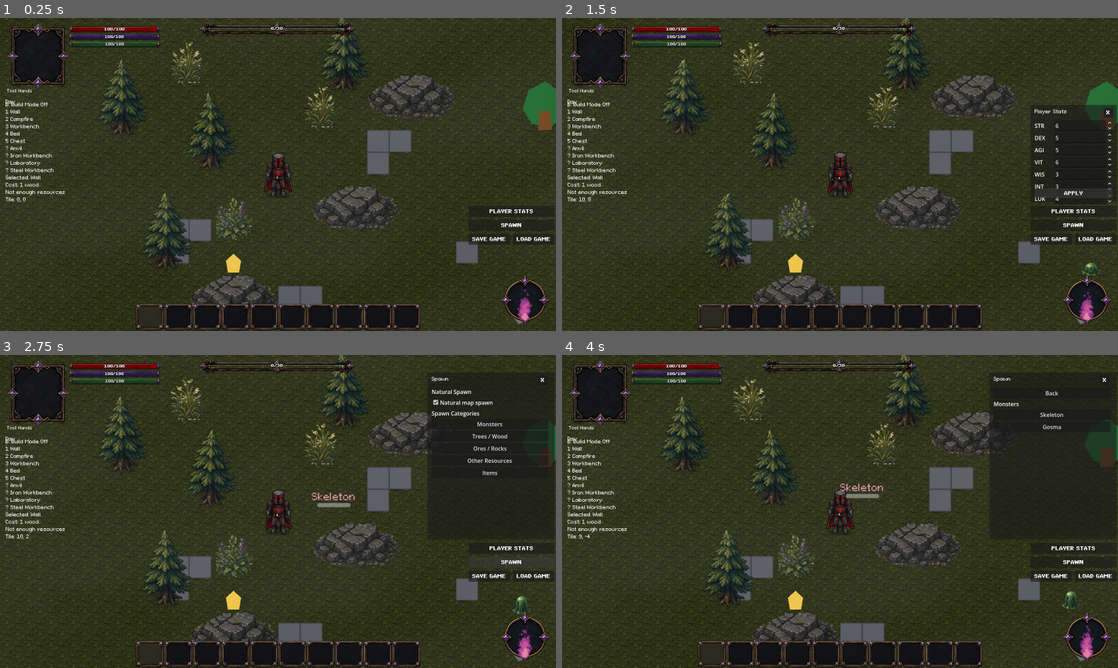
Above: before the commit, frames 1-4 (two rows, left to right).
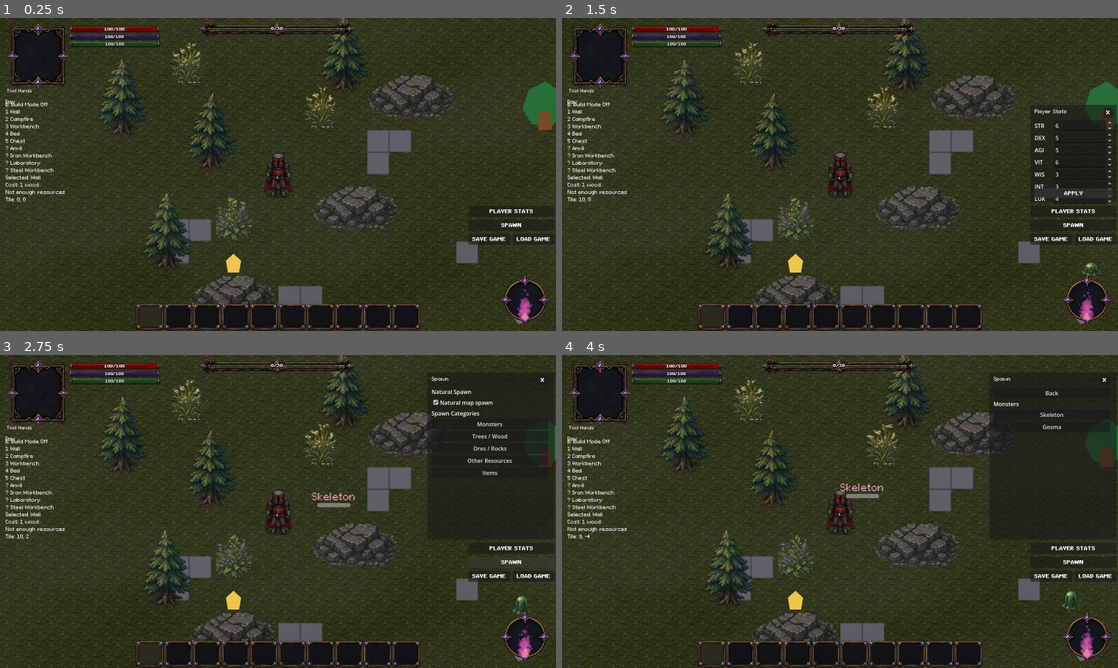
Above: after the commit, the same moments.

Repository: ramonsamagaio/Oathwake-Main
Game: Godot game, scene res://scenes/Main.tscn
Two runs of this game, one before a commit and one after it. Both use one fixed random seed, a clock stepped at 60 frames per second and the inputs below. This scene is started directly instead of the project's main scene.
Inputs:
- Up to frame 1 (0.25 s): no input
- Up to frame 2 (1.5 s): click "PLAYER STATS" at 0.5 s; click "APPLY" at 1.25 s
- Up to frame 3 (2.75 s): click "SPAWN" at 2 s
- Up to frame 4 (4 s): click "Natural map spawn" at 2.75 s; click "Monsters" at 3.5 s

The runs differ from the first frame. In frame 1, 0.7% of the frame differs, in the area x 17-66%, y 0-75%; in frame 2, 0.9%, in the area x 17-65%, y 0-75%; in frame 3, 0.8%; in frame 4, 0.9%.

Commit message:
Make foliage wind procedural without NoiseTexture2D

Diff:
--- a/shaders/foliage_wind_2d.gdshader
+++ b/shaders/foliage_wind_2d.gdshader
@@ -1,10 +1,11 @@
-// Adapted from the CC0 2D Foliage Wind Effect:
+// Procedural adaptation of the CC0 2D Foliage Wind Effect:
 // https://godotshaders.com/shader/2d-foliage-wind-effect/
+// Keeps the requested pivoted UV motion but removes NoiseTexture2D generation,
+// avoiding asynchronous zero-sized images during import and map loading.
 shader_type canvas_item;
 
 uniform bool enabled = true;
 uniform bool render_noise = false;
-uniform sampler2D noise_texture : repeat_enable, filter_linear;
 uniform float amplitude : hint_range(0.0, 0.5, 0.005) = 0.08;
 uniform float time_scale : hint_range(0.0, 5.0, 0.01) = 0.20;
 uniform float noise_scale : hint_range(0.0, 2.0, 0.0001) = 0.004;
@@ -19,8 +20,25 @@
 	vertex_color = COLOR;
 }
 
-vec2 foliage_sample_position(vec2 position_value, float scale_value, float offset_value) {
-	return position_value * scale_value + vec2(offset_value);
+float foliage_hash(vec2 point) {
+	vec3 point3 = fract(vec3(point.xyx) * 0.1031);
+	point3 += dot(point3, point3.yzx + 33.33);
+	return fract((point3.x + point3.y) * point3.z);
+}
+
+float foliage_value_noise(vec2 point) {
+	vec2 cell = floor(point);
+	vec2 fraction = fract(point);
+	vec2 smooth_fraction = fraction * fraction * (3.0 - 2.0 * fraction);
+	float bottom_left = foliage_hash(cell);
+	float bottom_right = foliage_hash(cell + vec2(1.0, 0.0));
+	float top_left = foliage_hash(cell + vec2(0.0, 1.0));
+	float top_right = foliage_hash(cell + vec2(1.0, 1.0));
+	return mix(
+		mix(bottom_left, bottom_right, smooth_fraction.x),
+		mix(top_left, top_right, smooth_fraction.x),
+		smooth_fraction.y
+	);
 }
 
 vec2 foliage_rotate_uv(vec2 uv_value, vec2 pivot_value, float rotation_value) {
@@ -36,15 +54,19 @@
 void fragment() {
 	vec4 output_color = texture(TEXTURE, UV) * vertex_color;
 	if (enabled) {
-		vec2 noise_sample_position = foliage_sample_position(world_position, noise_scale, TIME * time_scale);
-		float noise_amount = texture(noise_texture, noise_sample_position).r - 0.5;
-		float rotation_value = amplitude * noise_amount;
+		float safe_noise_scale = max(noise_scale, 0.0001);
+		vec2 spatial_position = world_position * safe_noise_scale * 42.0;
+		float time_value = TIME * time_scale;
+		float smooth_noise = foliage_value_noise(spatial_position + vec2(time_value * 0.55, time_value * 0.17));
+		float gust_wave = sin(time_value * 2.2 + world_position.x * safe_noise_scale * 24.0 + world_position.y * safe_noise_scale * 11.0) * 0.5 + 0.5;
+		float wind_amount = mix(smooth_noise, gust_wave, 0.38) - 0.5;
+		float rotation_value = amplitude * wind_amount;
 		vec2 rotated_uv = foliage_rotate_uv(UV, rotation_pivot, rotation_value);
-		float pivot_distance = distance(UV, rotation_pivot) * rotation_strength;
+		float pivot_distance = clamp(distance(UV, rotation_pivot) * rotation_strength, 0.0, 1.35);
 		vec2 result_uv = mix(UV, rotated_uv, pivot_distance);
 		output_color = texture(TEXTURE, result_uv) * vertex_color;
 		if (render_noise) {
-			output_color = texture(noise_texture, noise_sample_position);
+			output_color = vec4(vec3(wind_amount + 0.5), 1.0);
 		}
 	}
 	COLOR = output_color;
